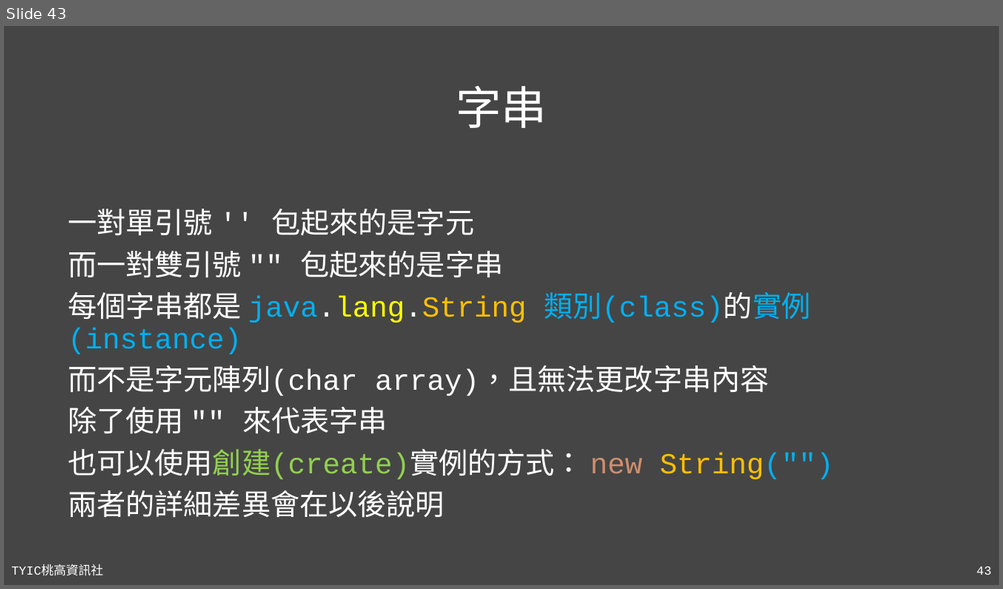
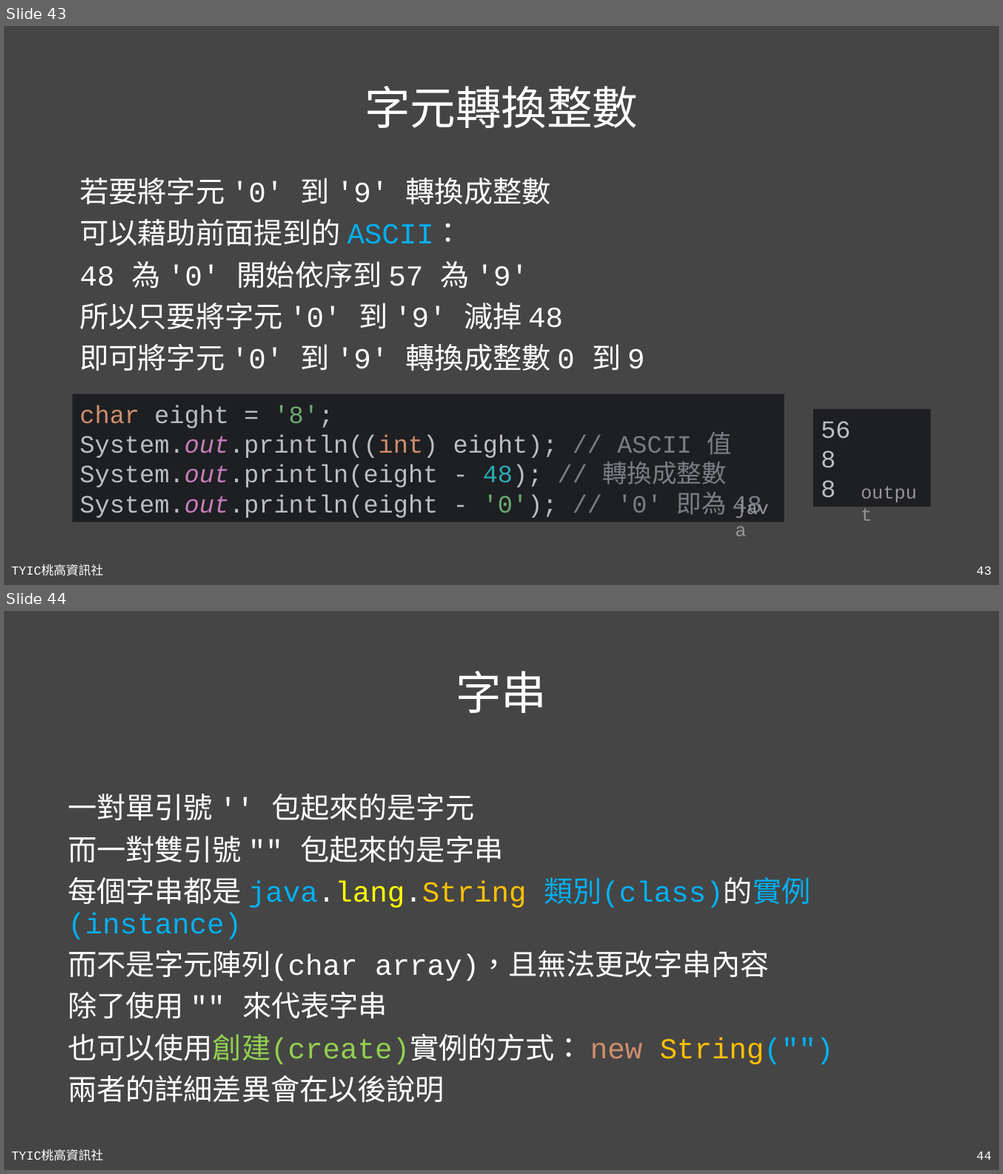
Before and after one commit to TYSHIC/slides, a slide deck: powerpoint/04_初探Java.pptx. Shown one above the other, each under a label of ours: slide 43 before the commit, slides 43 and 44 after it. The pictures are 1003x589 and 1003x1174 pixels, drawn with LibreOffice and Linux fonts; fonts in the diff are those of the drawing. Boxes give left, top, right and bottom in pixels: in the first picture for what was removed or moved away, otherwise in the second. Text is boxed around its words. In the diff, an @@ line names an element or a change of style, - is before the commit and + after.

```diff
--- a/powerpoint/04_初探Java.pptx
+++ b/powerpoint/04_初探Java.pptx
@@ slide 43 added at [4, 26, 999, 585], background #454545; not listed: 2 template elements that a slide beside it also shows @@
@@ title added at [364, 86, 638, 128], 44 pt, text #FFFFFF @@
+字元轉換整數
@@ text added at [79, 178, 645, 371], 28 pt, text #FFFFFF @@
+若要將字元 '0' 到 '9' 轉換成整數
+可以藉助前面提到的 ASCII：
+48 為 '0' 開始依序到 57 為 '9'
+所以只要將字元 '0' 到 '9' 減掉 48
+即可將字元 '0' 到 '9' 轉換成整數 0 到 9
@@ rectangle added at [73, 395, 785, 523], fill #1E1F22, 24 pt, text #BCBEC4 @@
+char eight = '8';
+System.out.println((int) eight); // ASCII 值
+System.out.println(eight - 48); // 轉換成整數
+System.out.println(eight - '0'); // '0' 即為 48
@@ rectangle added at [814, 409, 930, 507], fill #1E1F22, 24 pt, text #BCBEC4 @@
+56
+8
+8
@@ text added at [853, 477, 930, 507], 18 pt, text #969696 @@
+output
@@ text added at [728, 492, 785, 522], 18 pt, text #969696 @@
+java
@@ what was slide 43 is now slide 44 @@
@@ page number at [976, 1152, 991, 1160]: text changed @@
-43
+44
```
Also in this commit, not shown: 2 other slides added, 3 other files.
